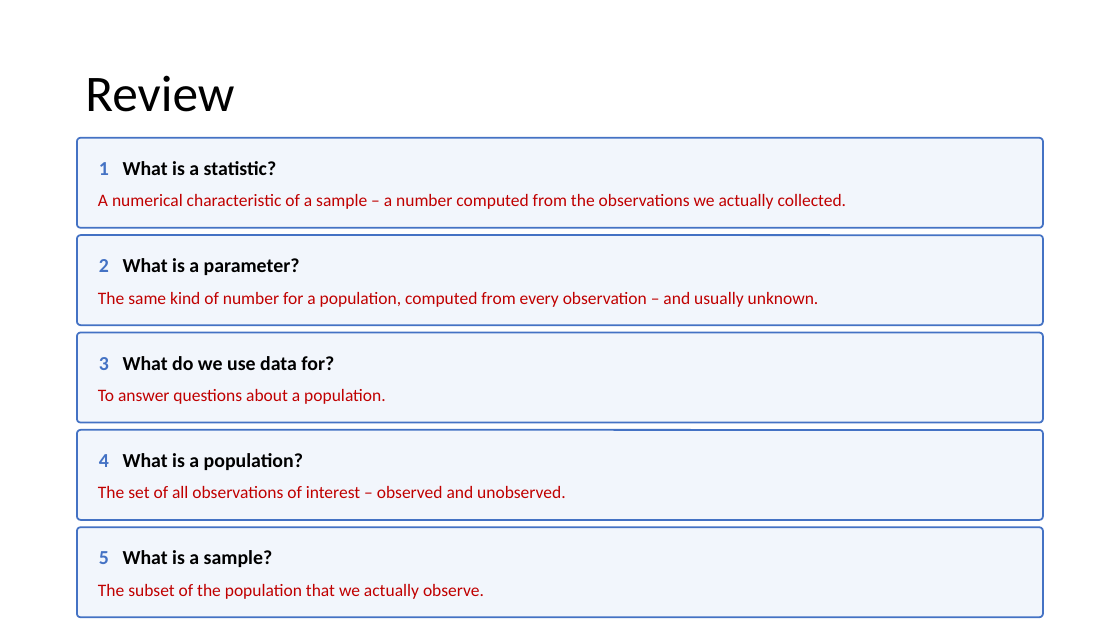
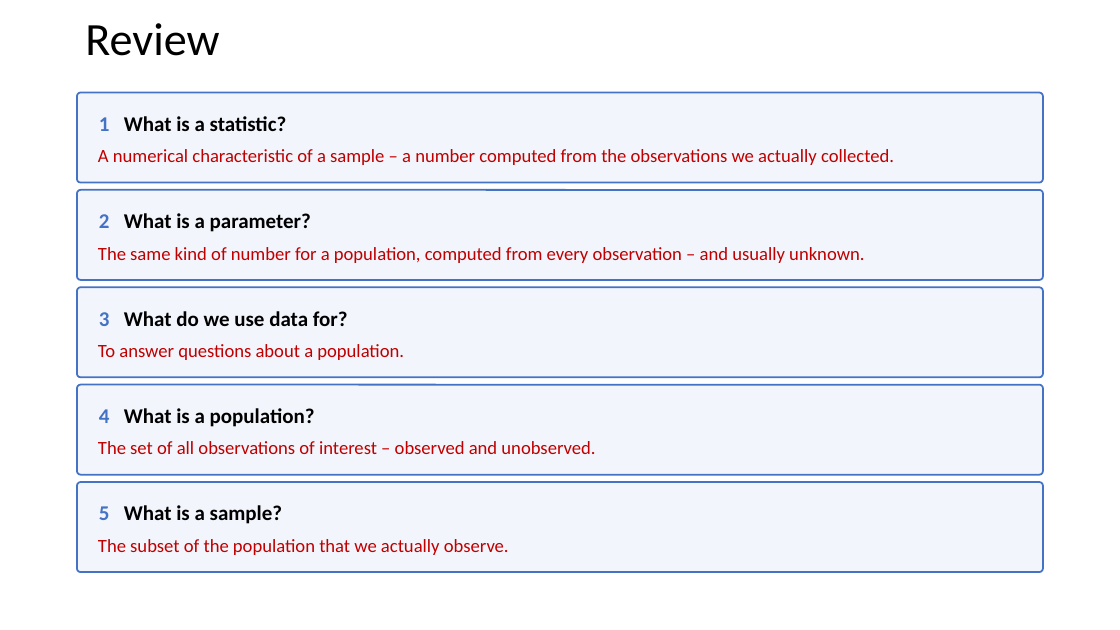
Before and after one commit to Jarred6068/Kvamme_UI_STAT251, a slide deck: slide 2 of docs/lecture_slides/Week 2/Week2_Lecture3_Slides_1_19_2024.pptx. Drawn at 1120x630 pixels with LibreOffice and Linux fonts; fonts in the diff are those of the drawing. Boxes give left, top, right and bottom in pixels: in the first picture for what was removed or moved away, otherwise in the second. Text is boxed around its words. In the diff, an @@ line names an element or a change of style, - is before the commit and + after.

```diff
--- a/docs/lecture_slides/Week 2/Week2_Lecture3_Slides_1_19_2024.pptx
+++ b/docs/lecture_slides/Week 2/Week2_Lecture3_Slides_1_19_2024.pptx
@@ title "Review": place and size @@
-title "Review" at (85,75,234,112)
+title "Review" at (85,23,219,56)
@@ title "Review" at (85,23,219,56): size 44 to 39.6 pt @@
@@ size 17 to 18 pt in 5 elements at (77,92,1044,182), (77,190,1044,280), (77,287,1044,377), (77,385,1044,475), (77,482,1044,572) @@
@@ 5 rounded rectangles, 5 texts: place and size @@
-5 rounded rectangles, 5 texts at (77,138,1044,618)
+5 rounded rectangles, 5 texts at (77,92,1044,572)
@@ size 15 to 16 pt in 5 elements at (98,149,894,165), (98,247,864,263), (98,344,404,360), (98,441,595,454), (98,539,509,555) @@
```
Also in this commit, not shown: 1 other slide changed, 1 other file.
